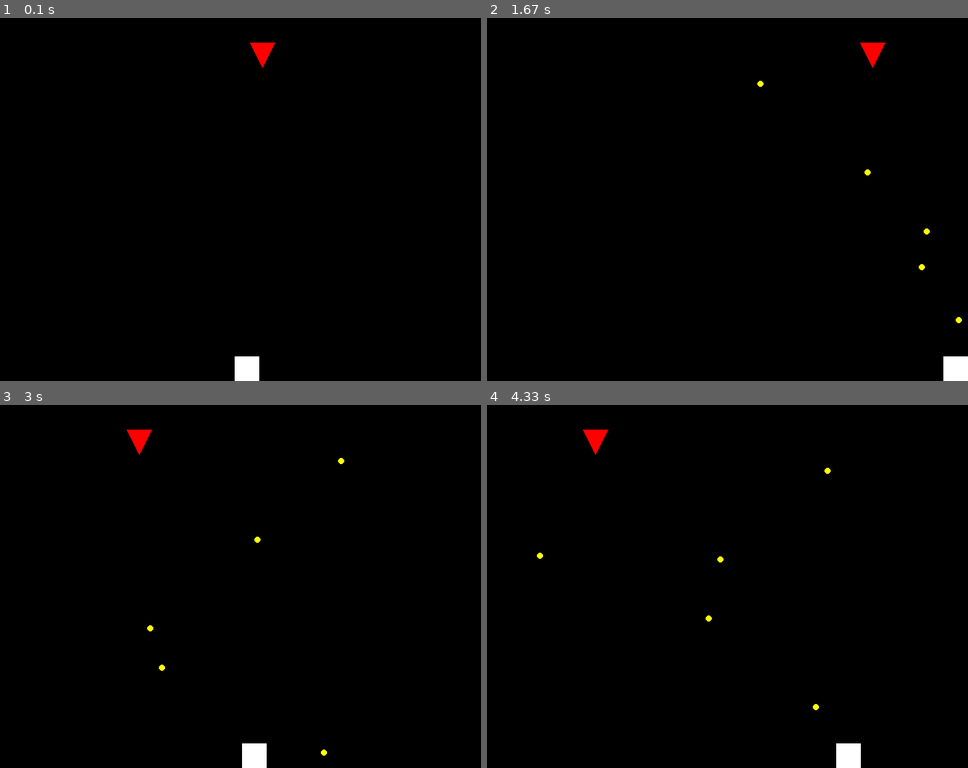
Above: before the commit, frames 1-4 (two rows, left to right).
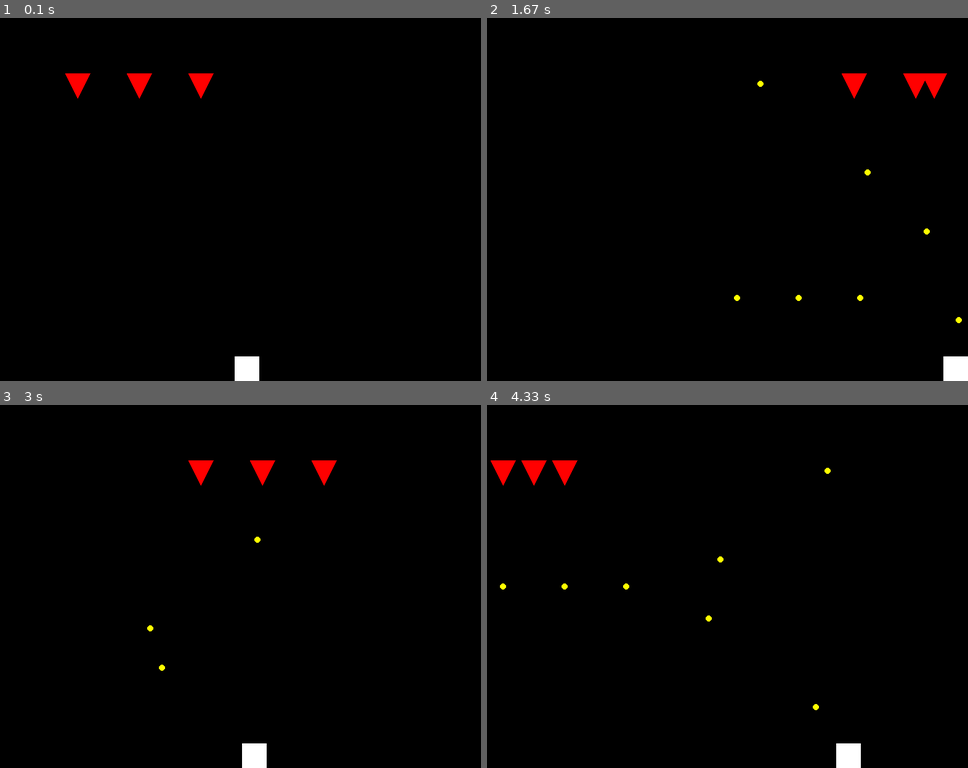
Above: after the commit, the same moments.

Repository: alderaan/Pygame-Space-Invaders
Game: pygame game, started from main.py
Two runs of this game, one before a commit and one after it. Both use one fixed random seed, a clock stepped at 60 frames per second and the inputs below.
Inputs:
- Up to frame 1 (0.1 s): no input
- Up to frame 2 (1.67 s): tap Space at 0.33, 0.73, 1.03, 1.23, 1.53 s; hold Right 0.67-1.13 s; hold Right 1.17-1.63 s
- Up to frame 3 (3 s): hold Left 1.67-2.2 s; tap Space at 1.73, 2.03, 2.3, 2.6, 2.73 s; hold Left 2.23-2.63 s; hold Right from 2.67 s (still down)
- Up to frame 4 (4.33 s): tap Space at 3.03, 3.4, 3.7, 3.9, 4.2 s; release Right at 3.3 s; hold Left 3.33-3.8 s; hold Right 3.83-4.3 s

The runs differ from the first frame. In frame 1, 0.7% of the frame differs, in the area x 13-58%, y 6-23%; in frame 2, 0.8%; in frame 3, 0.8%; in frame 4, 0.8%, in the area x 0-30%, y 6-51%.

Commit message:
there are several enemies now. They have health and can be shot down. Collision detection works for player and enemies.

Diff:
--- a/enemy.py
+++ b/enemy.py
@@ -11,13 +11,14 @@
 
 # Enemy class
 class Enemy:
-    def __init__(self, x, y):
+    def __init__(self, x, y, health=100):
         self.rect = pygame.Rect(x, y, ENEMY_WIDTH, ENEMY_HEIGHT)
         self.width = ENEMY_WIDTH
         self.height = ENEMY_HEIGHT
         self.direction = 1  # 1 means right, -1 means left
         self.bullets = []
         self.last_shot_time = time.time()  # Initialize last shot time
+        self.health = health
 
     def move(self):
         self.rect.x += self.direction * ENEMY_SPEED
@@ -51,14 +52,15 @@
         for bullet in self.bullets:
             bullet.draw(screen)
 
-    def check_bullet_collisions(self, player):
-        for bullet in self.bullets:
-            if check_collision(bullet, player):
-                print("Player hit!")
-                # Handle player hit logic
+    def take_damage(self, damage):
+        print("Enemy took damage")
+        self.health -= damage
+        if self.health <= 0:
+            print("Enemy died")
+            return True  # Enemy is dead
+        return False
 
     def update(self, dt):
         self.move()
-        # self.update_position()
         self.try_to_shoot()
         self.update_bullets(dt)
--- a/game.py
+++ b/game.py
@@ -2,6 +2,7 @@
 from player import Player
 from config import SCREEN_WIDTH, SCREEN_HEIGHT
 from enemy import Enemy
+from collision import check_collision
 
 
 def run_game():
@@ -11,7 +12,7 @@
     screen = pygame.display.set_mode((SCREEN_WIDTH, SCREEN_HEIGHT))
 
     player = Player(SCREEN_WIDTH / 2, SCREEN_HEIGHT)
-    enemy = Enemy(SCREEN_WIDTH // 2, 50)
+    enemies = [Enemy(100, 100), Enemy(200, 100), Enemy(300, 100)]
 
     run = True
 
@@ -28,16 +29,37 @@
 
         keys = pygame.key.get_pressed()
 
+        # update player
         player.update(dt, keys)
-        enemy.update(dt)
+
+        # update enemies
+        for enemy in enemies:
+            enemy.update(dt)
+            # enemy.check_bullet_collisions(player)
+
+        # Check if player's bullets hit enemies
+        for bullet in player.bullets[:]:  # Iterate over a copy of the list
+            for enemy in enemies[:]:  # Iterate over a copy of the list
+                if check_collision(bullet, enemy):
+                    if enemy.take_damage(25):
+                        enemies.remove(enemy)
+                    player.bullets.remove(bullet)
+                    break
 
         # Check if enemy bullets hit the player
-        enemy.check_bullet_collisions(player)
+        for enemy in enemies:
+            for bullet in enemy.bullets:
+                if check_collision(bullet, player):
+                    print("Player hit!")
+                    # Handle player hit logic
+                    enemy.bullets.remove(bullet)
+                    # Optionally, reduce player's health or handle game over
 
         # RENDERING
         screen.fill((0, 0, 0))
         player.draw(screen)
-        enemy.draw(screen)
+        for enemy in enemies:  # Corrected: Draw each enemy
+            enemy.draw(screen)
         pygame.display.update()
 
     pygame.quit()
--- a/player.py
+++ b/player.py
@@ -8,6 +8,7 @@
     PLAYER_HEIGHT,
 )
 from bullet import Bullet
+from collision import check_collision
 
 
 class Player:
